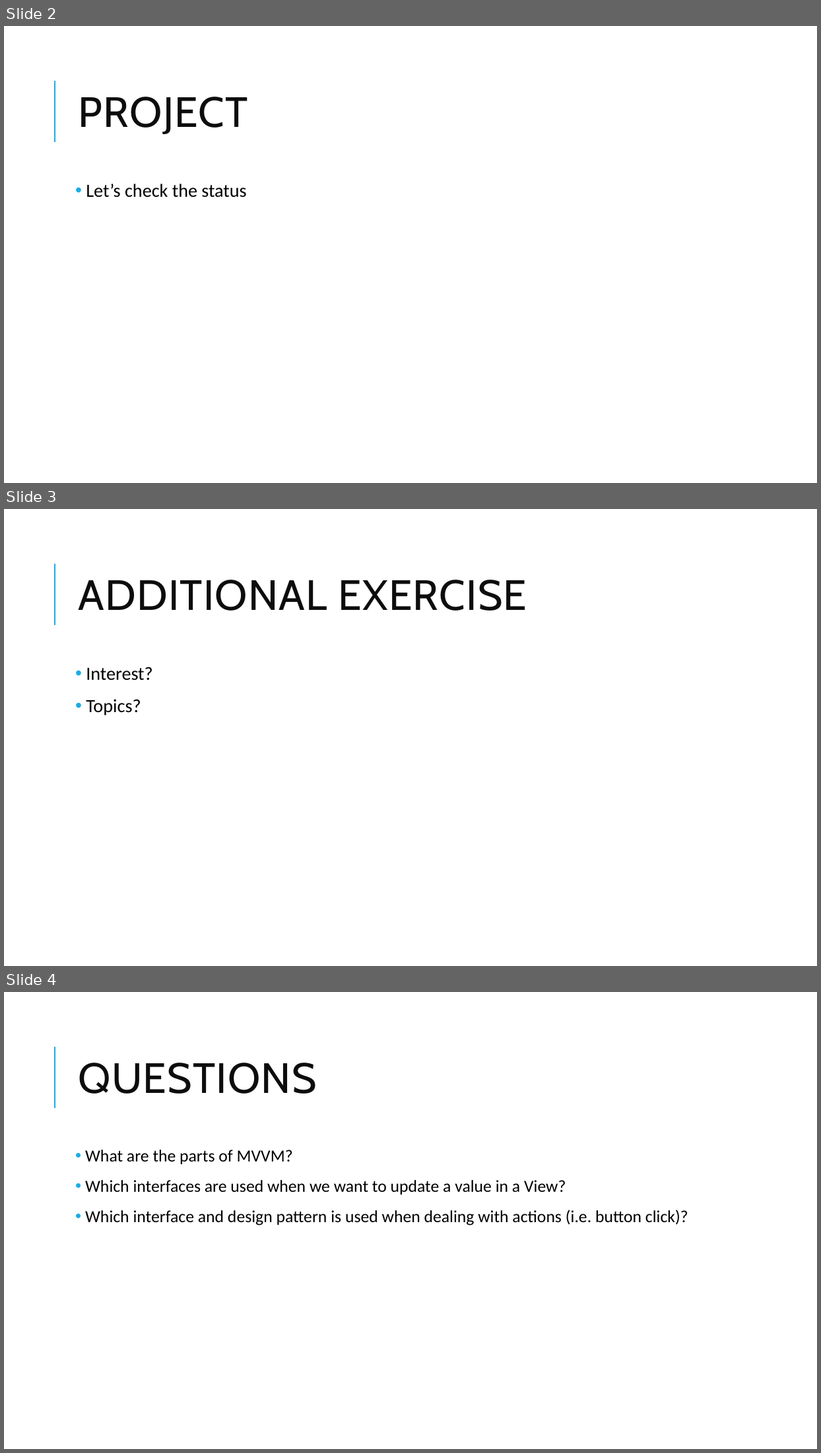
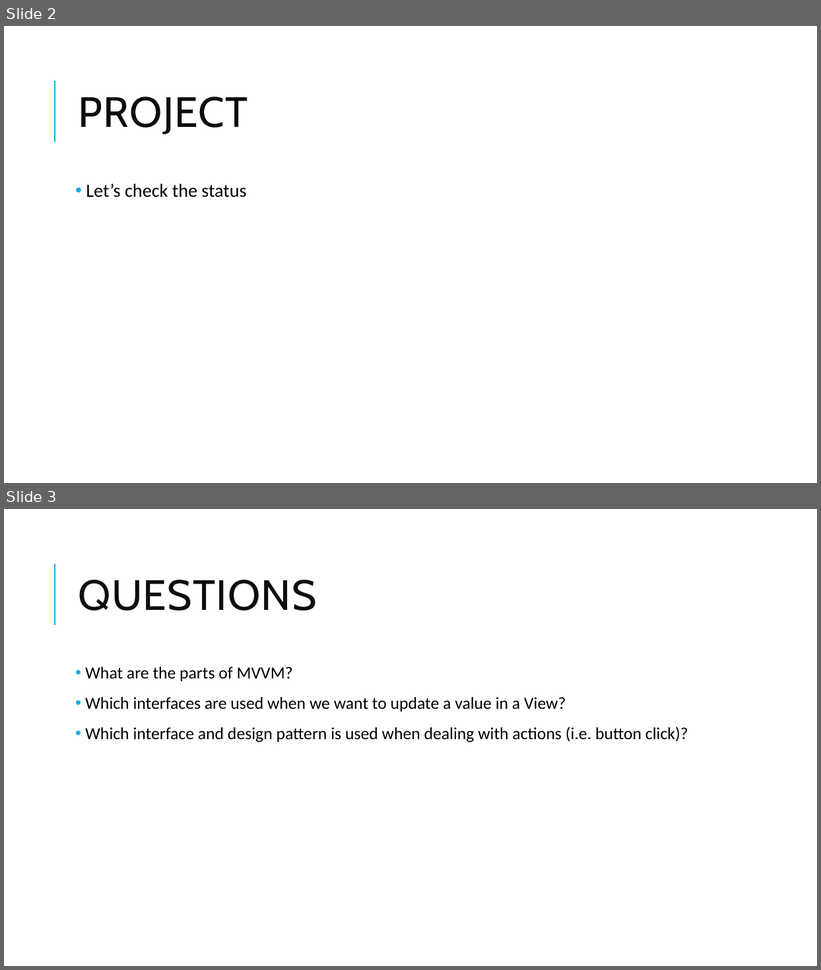
Before and after one commit to jasho/pv239-maui, a slide deck: 04_IoC/PV239-Xamarin-04_IoC.pptx. Shown one above the other, each under a label of ours: slides 2, 3 and 4 before the commit, slides 2 and 3 after it. The pictures are 821x1453 and 821x970 pixels, drawn with LibreOffice and Linux fonts; fonts in the diff are those of the drawing. Boxes give left, top, right and bottom in pixels: in the first picture for what was removed or moved away, otherwise in the second. Text is boxed around its words. In the diff, an @@ line names an element or a change of style, - is before the commit and + after.

Commit message:
Updated Lab 04 presentation

```diff
--- a/04_IoC/PV239-Xamarin-04_IoC.pptx
+++ b/04_IoC/PV239-Xamarin-04_IoC.pptx
@@ slide 3 removed at box(4, 509, 817, 966), background #FFFFFF; not listed: 1 template element that a slide beside it also shows @@
@@ title removed at box(79, 580, 527, 611) @@
-ADDITIONAL EXERCISE
@@ text removed at box(86, 667, 152, 716) @@
-• Interest?
-• Topics?
@@ what was slide 4 is now slide 3 @@
```
Also in this commit, not shown: 1 slide changed, 1 other file.
